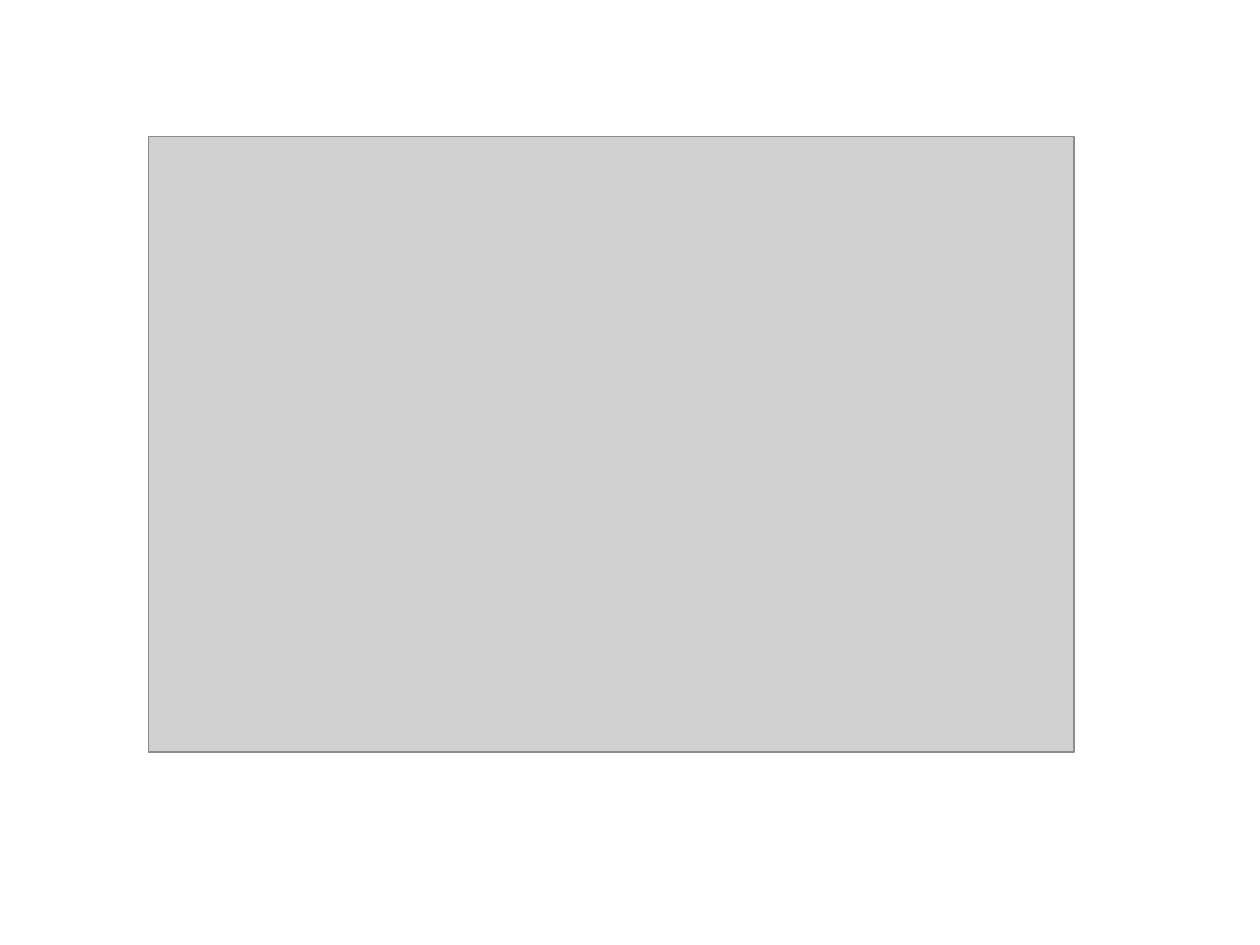
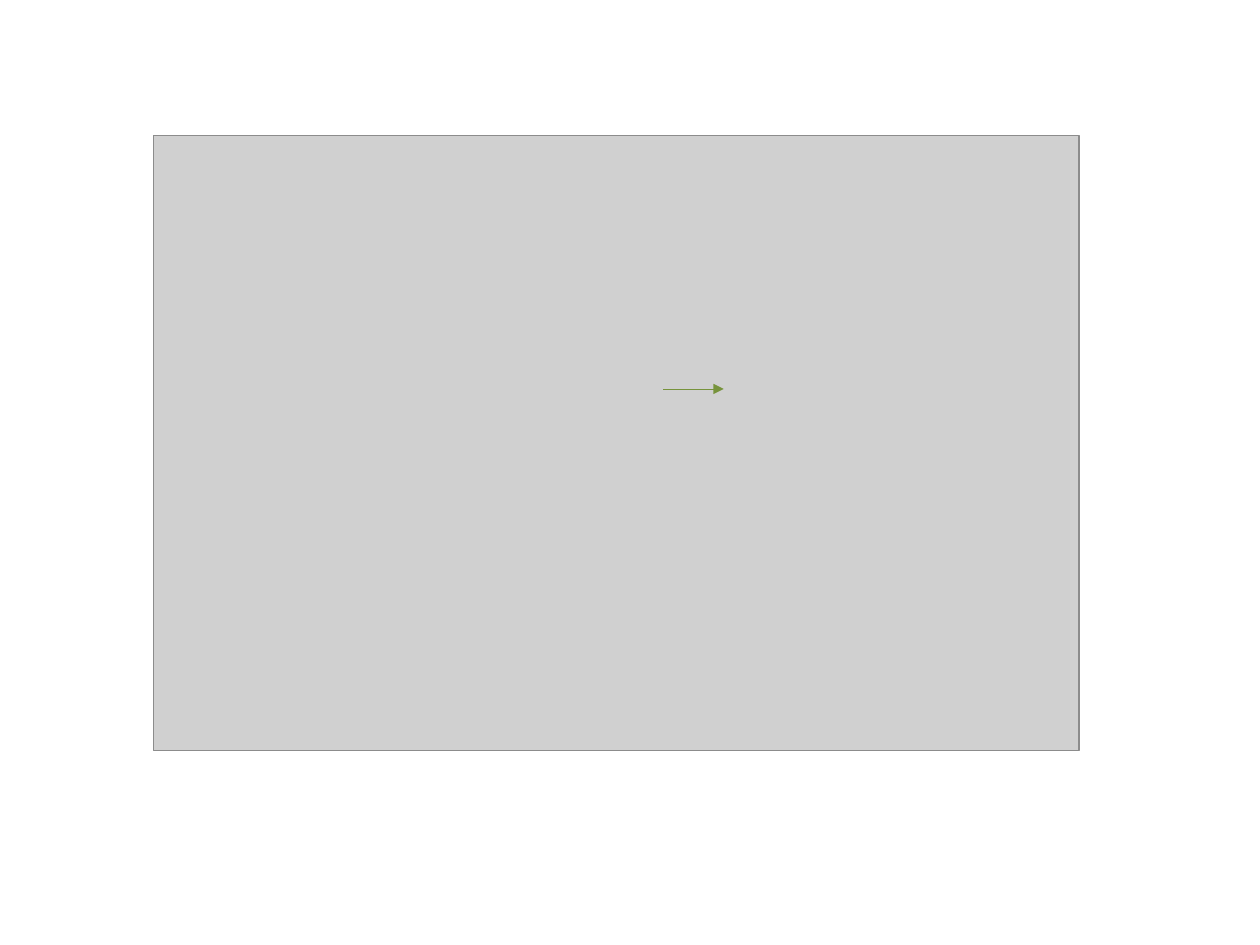
Before and after one commit to rtlines/Introductory-Physics-II, a slide deck: slide 14 of Lecture_Slides/PH 123 Lecture 35.pptx (slide 6 before the commit). Drawn at 1260x945 pixels with LibreOffice and Linux fonts; fonts in the diff are those of the drawing; grey boxes stand for pictures. Boxes give left, top, right and bottom in pixels: in the first picture for what was removed or moved away, otherwise in the second. Text is boxed around its words. In the diff, an @@ line names an element or a change of style, - is before the commit and + after.

```diff
--- a/Lecture_Slides/PH 123 Lecture 35.pptx
+++ b/Lecture_Slides/PH 123 Lecture 35.pptx
@@ picture: place and size @@
-picture at bbox=[149, 136, 1075, 751]
+picture at bbox=[154, 135, 1080, 750]
@@ arrow added from (663, 389) to (723, 389), #77933C 0.5 pt @@
```
Also in this commit, not shown: 2 other slides changed, 13 slides added, 1 slide removed, 23 other files.
